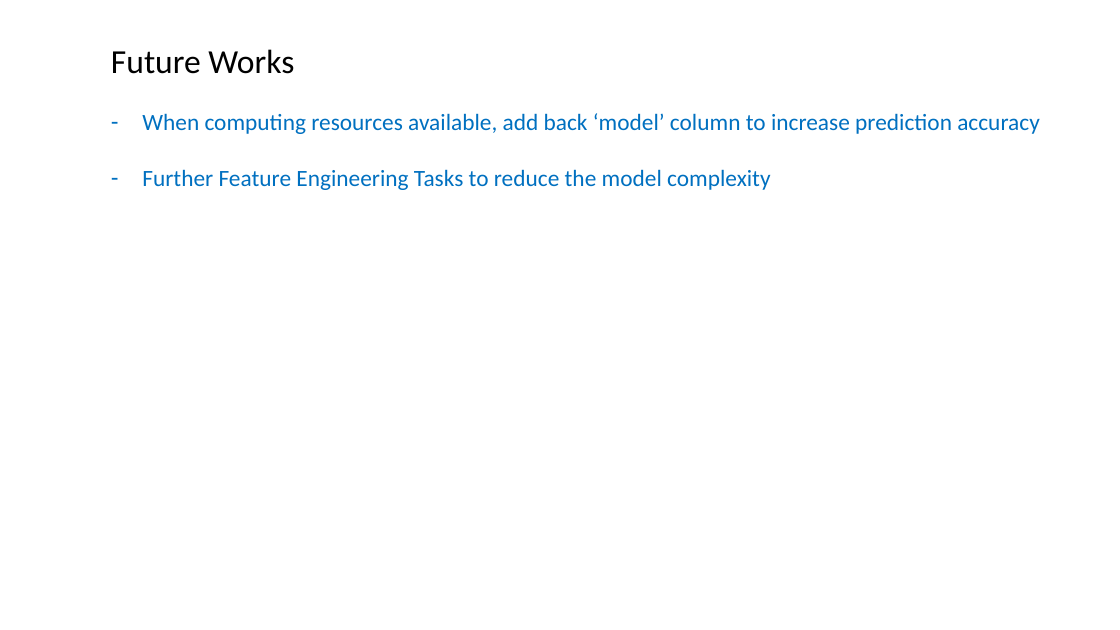
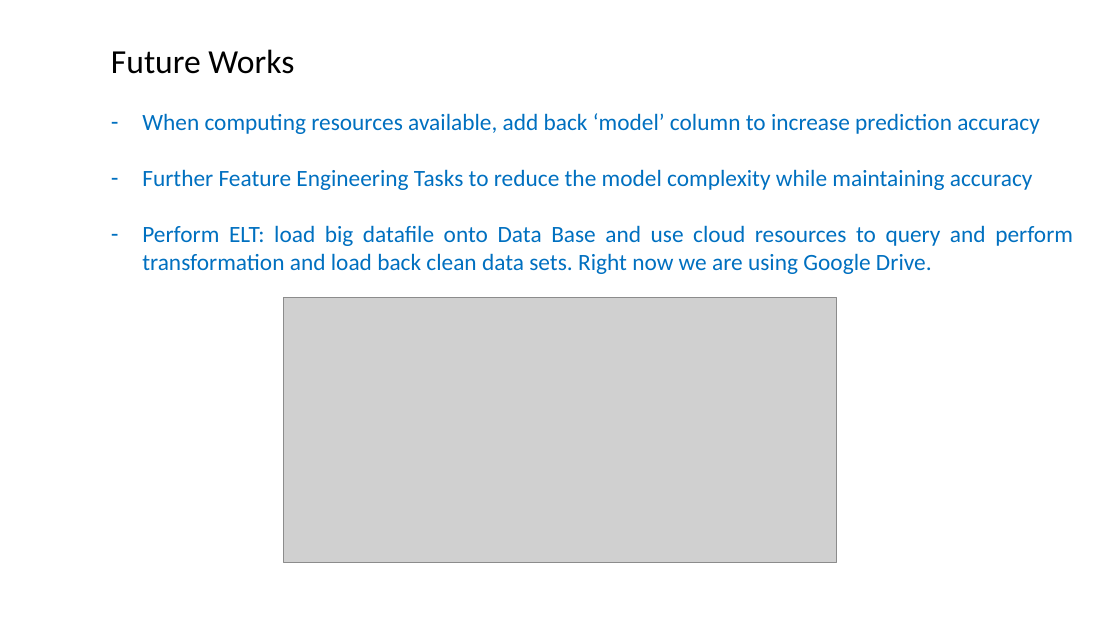
Before and after one commit to Dearsu520/automotive-modeling-project, a slide deck: slide 23 of ETL/Final Project.pptx. Drawn at 1120x630 pixels with LibreOffice and Linux fonts; fonts in the diff are those of the drawing; grey boxes stand for pictures. Boxes give left, top, right and bottom in pixels: in the first picture for what was removed or moved away, otherwise in the second. Text is boxed around its words. In the diff, an @@ line names an element or a change of style, - is before the commit and + after.

Commit message:
Update slide

```diff
--- a/ETL/Final Project.pptx
+++ b/ETL/Final Project.pptx
@@ text at [142, 169, 1073, 274]: text changed @@
-– Further Feature Engineering Tasks to reduce the model complexity
+– Further Feature Engineering Tasks to reduce the model complexity while maintaining accuracy
+– Perform ELT: load big datafile onto Data Base and use cloud resources to query and perform transformation and load back clean data sets. Right now we are using Google Drive.
@@ picture added at [283, 297, 837, 563] @@
```
